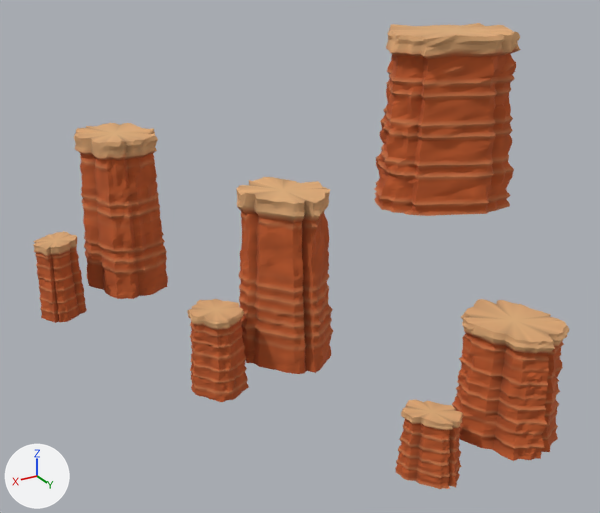
The glTF model public/desert-canyon/vista/terrain-077.glb as it was, and as the next commit left it.
The view is the same before and after, from a 50 mm lens placed at (125.3, 212.5, 160.7), pointed at (-0.2, 3.3, 56.1). The axes (+X, +Y, +Z) are drawn at lower left. The lights are the same throughout. The first picture is the older version. Vertices at exactly the same position are counted once.

Objects in the first picture: 'terrain-077'.
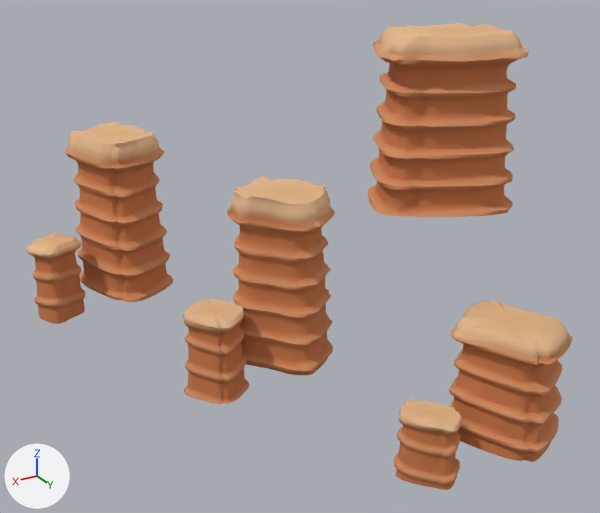
What differs and where, as boxes (x1, y1, x2, y2) in the pictures (600 x 513 px; the box of a moved part takes in the faces that stretch with it):
'terrain-077', reshaped, recoloured
    before: (33, 23, 569, 489)
    after: (26, 23, 573, 490)
part 1 of me_mesh_0, moved or reshaped
    before: (187, 177, 333, 402)
    after: (183, 176, 335, 404)
part 2 of me_mesh_0, moved or reshaped
    before: (33, 123, 168, 323)
    after: (26, 121, 173, 324)
part 3 of me_mesh_0, moved or reshaped
    before: (395, 299, 569, 489)
    after: (394, 300, 573, 490)
part 4 of me_mesh_0, moved or reshaped
    before: (374, 23, 520, 216)
    after: (367, 23, 529, 217)
part 5 of me_mesh_0, recoloured
    before: (33, 23, 569, 489)
    after: (26, 23, 573, 490)
part 6 of me_mesh_0, recoloured
    before: (49, 57, 554, 486)
    after: (34, 56, 571, 487)

Patch to the scene script:
```diff
--- a/public/desert-canyon/vista/terrain-077.glb.py
+++ b/public/desert-canyon/vista/terrain-077.glb.py
@@ me_mesh_0 @@
 # used by ob_terrain_077; location = (0.0, 0.0, 0.0)
-me_mesh_0.from_pydata(...)  # 12607 vertices, 24920 faces; spans x -69.0..69.0, y -75.0..75.0, z 0.0..125.0
+me_mesh_0.from_pydata(...)  # 12607 vertices, 24920 faces; spans x -71.0..71.0, y -76.0..76.0, z 0.0..125.0
+# me_mesh_0 part 1: 3602 of 12607 vertices moved; they spanned x -10.0..36.0, y -16.0..16.0, z 14.0..79.0 and now span x -11.0..39.0, y -16.0..18.0, z 14.0..79.0; mean shift (1.0, 0.0, 0.0); largest move (-7.0, -2.0, 23.0) -> (-1.0, -12.0, 23.0)
+# me_mesh_0 part 2: 3598 of 12607 vertices moved; they spanned x 23.0..69.0, y -75.0..-44.0, z 25.0..88.0 and now span x 22.0..71.0, y -76.0..-41.0, z 25.0..88.0; mean shift (1.0, 0.0, 0.0); largest move (24.0, -58.0, 33.0) -> (27.0, -69.0, 33.0)
+# me_mesh_0 part 3: 3598 of 12607 vertices moved; they spanned x -54.0..-6.0, y 42.0..75.0, z 0.0..48.0 and now span x -55.0..-5.0, y 41.0..76.0, z 0.0..48.0; mean shift (1.0, 0.0, 0.0); largest move (-52.0, 58.0, 13.0) -> (-48.0, 48.0, 13.0)
+# me_mesh_0 part 4: 1801 of 12607 vertices moved; they spanned x -69.0..-25.0, y -4.0..32.0, z 70.0..125.0 and now span x -71.0..-23.0, y -6.0..35.0, z 70.0..125.0; mean shift (1.0, 0.0, 0.0); largest move (-60.0, 4.0, 70.0) -> (-46.0, -4.0, 70.0)
+# me_mesh_0 part 5: 21656 faces centred in x -69.0..69.0, y -75.0..75.0, z 0.0..125.0 are repainted in the vertex colours; the middle colour goes from orange #c15b29 to orange #cc7848
+# me_mesh_0 part 6: 3264 faces centred in x -67.0..68.0, y -71.0..73.0, z 0.0..118.0 are repainted in the vertex colours; the middle colour goes from brown #b25426 to orange #cb7848
 me_mesh_0.materials.append(mat_material_0)
```
